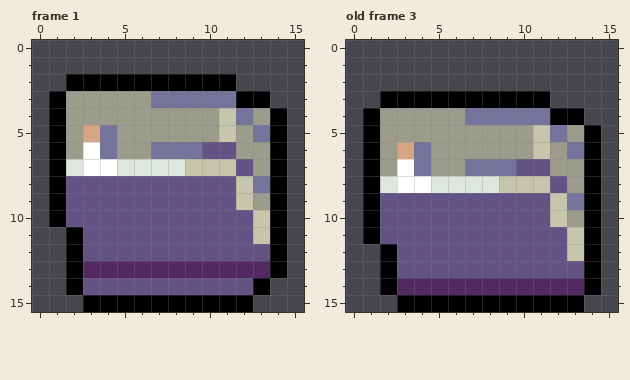
Two states of a animated GIF sprite, BattleAcurate-BH/xxapc.gif. The first picture shows the starting point.
The file is 16x16 pixels, 4 frames. Shown: frame 1, old frame 3. The commit also changed other frames, which this record leaves out.
The result:
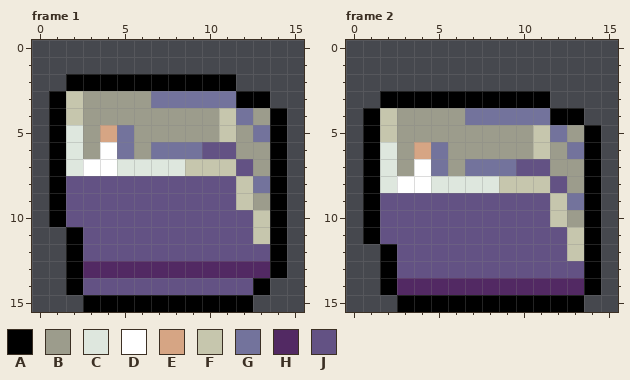
Palette (. is transparent): A #000000  B #9c9c8c  C #dee7de  D #ffffff  E #d6a584  F #c6c6ad  G #73739c  H #522963  J #635284
A new or re-ordered frame is compared with the old frame closest to it.
What changed:
frames re-ordered
Frame 1:
The edit turns colour D into colour B in row 6 at x 3.
The edit turns colour E into colour B in row 5 at x 3.
The edit turns colour B into colour C in rows 5 to 6 at x 2.
The edit turns colour G into colour D in row 6 at x 4.
The edit turns colour G into colour E in row 5 at x 4.
The edit turns colour B into colour F in rows 3 to 4 at x 2.
The edit turns colour B into colour G in rows 5 to 6 at x 5.
Frame 2 against old frame 3:
The edit turns colour D into colour B in row 7 at x 3.
The edit turns colour E into colour B in row 6 at x 3.
The edit turns colour B into colour C in rows 6 to 7 at x 2.
The edit turns colour G into colour D in row 7 at x 4.
The edit turns colour G into colour E in row 6 at x 4.
The edit turns colour B into colour F in rows 4 to 5 at x 2.
The edit turns colour B into colour G in rows 6 to 7 at x 5.
